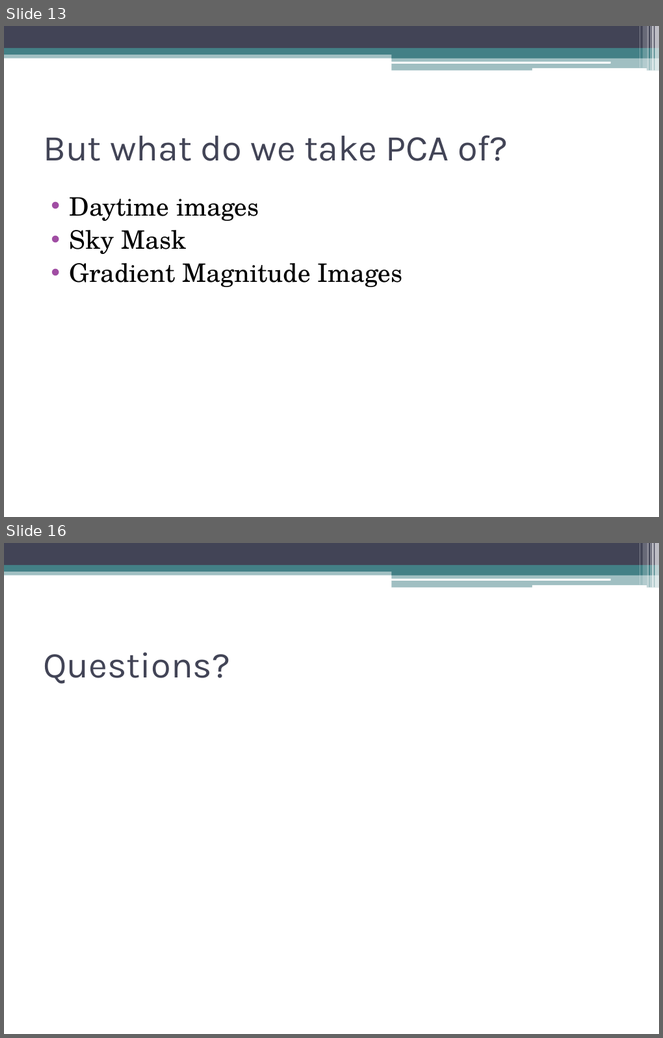
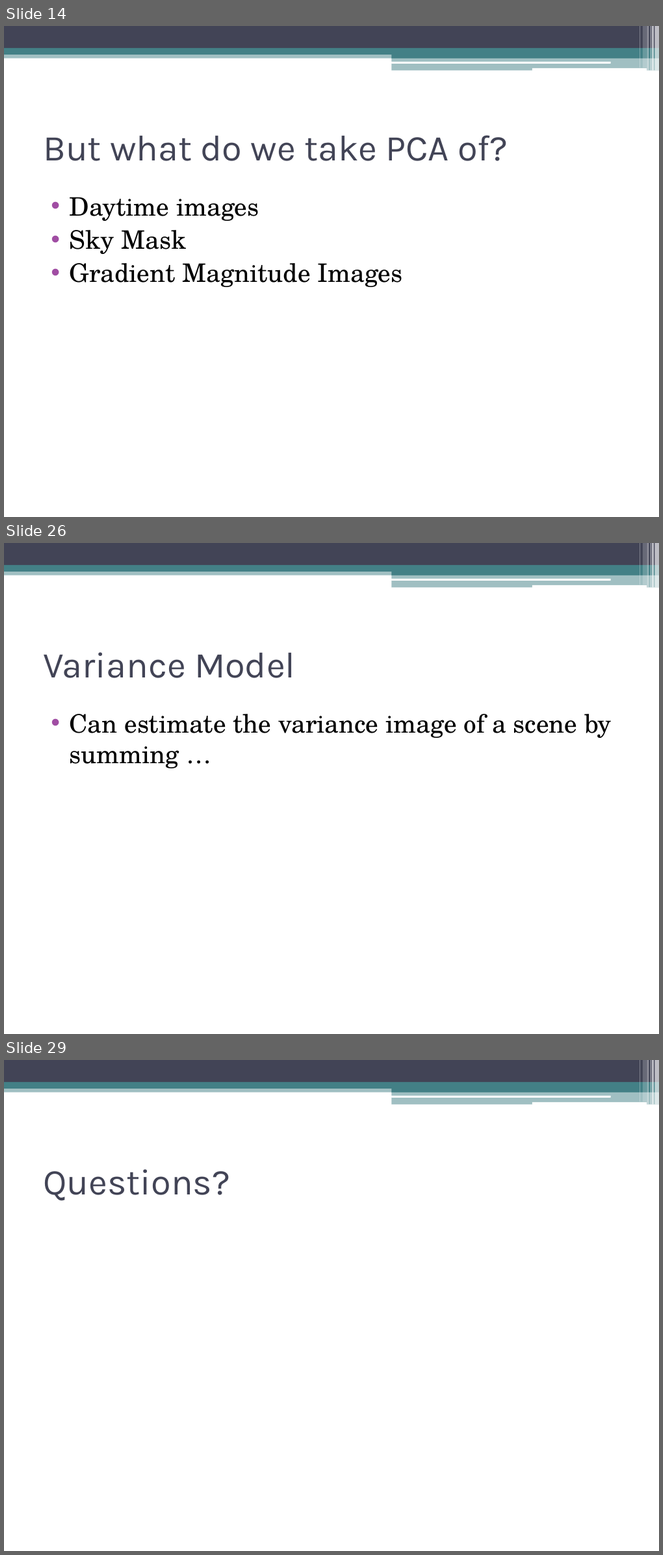
Before and after one commit to dyross/davidrossmastersproject, a slide deck: mastersProject/presentation/visualizationToolsForWebcams.pptx. Shown one above the other, each under a label of ours: slides 13 and 16 before the commit, slides 14, 26 and 29 after it; the slides between them are not shown. The pictures are 663x1038 and 663x1555 pixels, drawn with LibreOffice and Linux fonts; fonts in the diff are those of the drawing. Boxes give left, top, right and bottom in pixels: in the first picture for what was removed or moved away, otherwise in the second. Text is boxed around its words. In the diff, an @@ line names an element or a change of style, - is before the commit and + after.

```diff
--- a/mastersProject/presentation/visualizationToolsForWebcams.pptx
+++ b/mastersProject/presentation/visualizationToolsForWebcams.pptx
@@ slide 26 added at bbox=[4, 543, 659, 1034], background #FFFFFF; not listed: 13 template elements that a slide beside it also shows @@
@@ title added at bbox=[43, 652, 296, 678], 40 pt, text #424456 @@
+Variance Model
@@ text added at bbox=[70, 714, 612, 769], 28 pt, text #000000 @@
+• Can estimate the variance image of a scene by summing …
@@ what was slide 13 is now slide 14 @@
@@ what was slide 16 is now slide 29 @@
```
Also in this commit, not shown: 4 slides changed, 13 other slides added, 1 slide removed, 1 other file.
